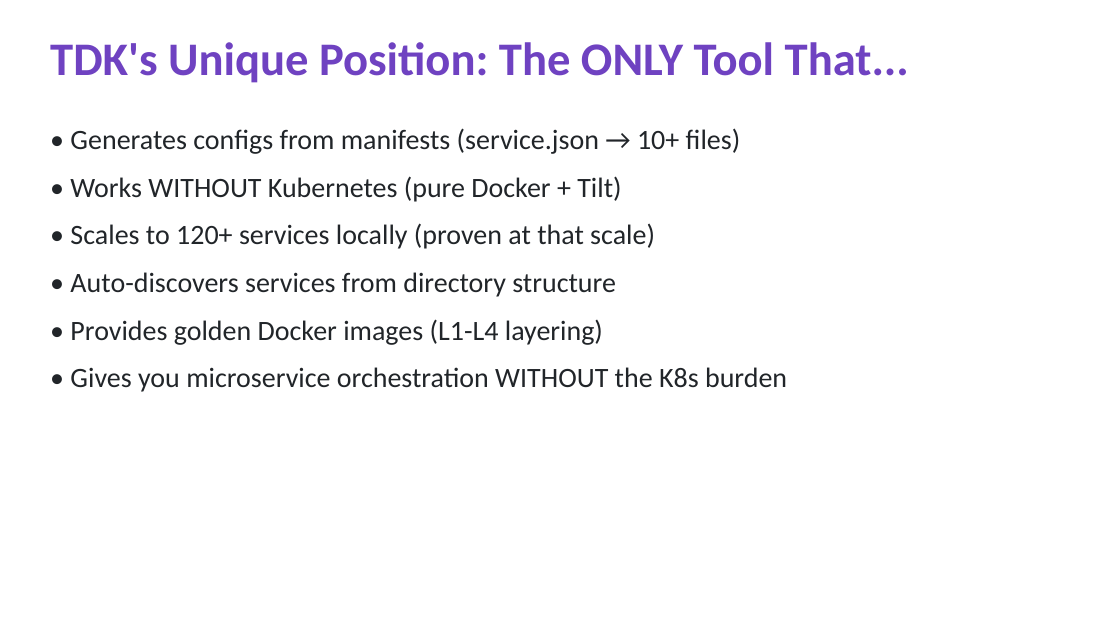
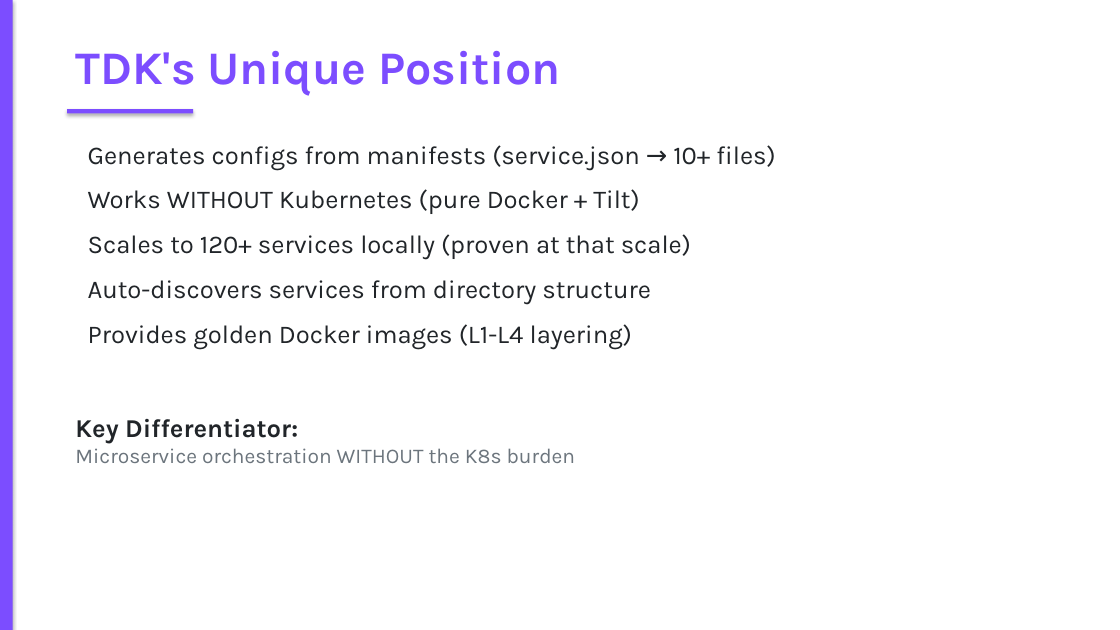
Before and after one commit to AK-Lmn/tdk-cli-core, a slide deck: slide 6 of TDK_CLI_Competitive_Positioning.pptx. Drawn at 1120x630 pixels with LibreOffice and Linux fonts; fonts in the diff are those of the drawing. Boxes give left, top, right and bottom in pixels: in the first picture for what was removed or moved away, otherwise in the second. Text is boxed around its words. In the diff, an @@ line names an element or a change of style, - is before the commit and + after.

```diff
--- a/TDK_CLI_Competitive_Positioning.pptx
+++ b/TDK_CLI_Competitive_Positioning.pptx
@@ rectangle added at [0,0,1120,630], fill #FFFFFF @@
@@ rectangle added at [0,0,13,630], fill #7C4DFF @@
@@ text at [75,51,560,95]: text changed; font Calibri to Karla; text colour #6F42C1 to #7C4DFF @@
-TDK's Unique Position: The ONLY Tool That...
+TDK's Unique Position
@@ rectangle added at [67,109,193,113], fill #7C4DFF @@
@@ text at [75,145,775,463]: text changed; size 24 to 22 pt; font Calibri to Karla @@
-• Generates configs from manifests (service.json → 10+ files)
-• Works WITHOUT Kubernetes (pure Docker + Tilt)
-• Scales to 120+ services locally (proven at that scale)
-• Auto-discovers services from directory structure
-• Provides golden Docker images (L1-L4 layering)
-• Gives you microservice orchestration WITHOUT the K8s burden
+Generates configs from manifests (service.json → 10+ files)
+Works WITHOUT Kubernetes (pure Docker + Tilt)
+Scales to 120+ services locally (proven at that scale)
+Auto-discovers services from directory structure
+Provides golden Docker images (L1-L4 layering)
+Key Differentiator:
+Microservice orchestration WITHOUT the K8s burden
```
Also in this commit, not shown: 11 other slides changed.
